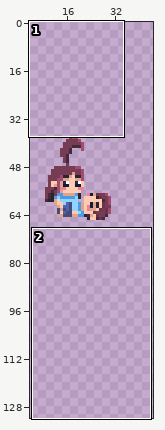
A pixel-art file gets an edit: Origins/Assets/Levels/Final_level/WorldObjects/Proposal_cutscene_animation.aseprite. Above, an overview of the earlier version with the close-up marked.
Close-up. Earlier state:
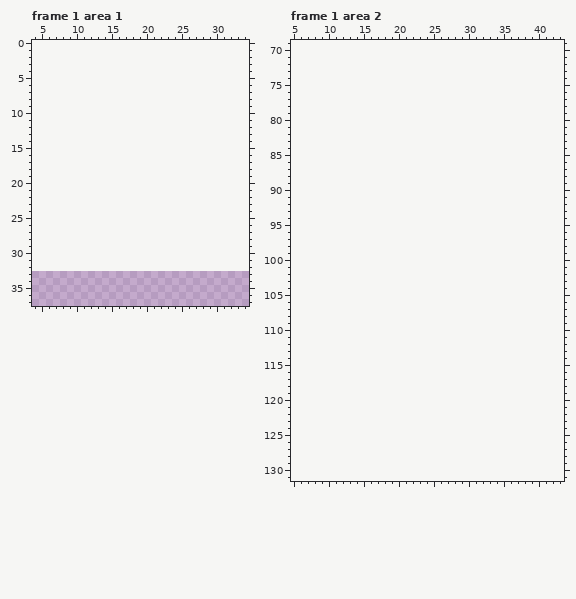
52x33 pixels, 36 frames. Shown: frame 1 area 1: x 4..34, y 0..37; frame 1 area 2: x 5..43, y 69..131. The old version is drawn lined up with the new one, on the new canvas. The wide view leaves out empty margins. The commit also changed other frames or places, which this record leaves out.
Once edited:
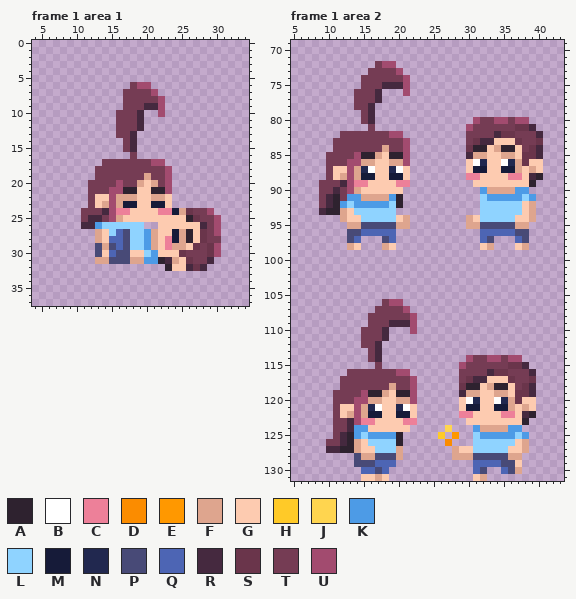
Palette (. is transparent): A #2e222f  B #ffffff  C #ed8099  D #fb8c00  E #ff9800  F #dea58e  G #fdcbb0  H #ffca28  J #ffd54f  K #4d9be6  L #8fd3ff  M #161b39  N #21284f  P #484a77  Q #4d65b4  R #45293f  S #6a354b  T #753c54  U #a24b6f
The exact change:
canvas 52x33 -> 52x132, the old top-left corner now at 0,33
--- frame 1 area 1
@@ x 4..34 @@
  5 ...............................
- 6 ...............................
- 7 ...............................
- 8 ...............................
- 9 ...............................
-10 ...............................
-11 ...............................
-12 ...............................
-13 ...............................
-14 ...............................
-15 ...............................
-16 ...............................
-17 ...............................
-18 ...............................
-19 ...............................
-20 ...............................
-21 ...............................
-22 ...............................
-23 ...............................
-24 ...............................
-25 ...............................
-26 ...............................
-27 ...............................
-28 ...............................
-29 ...............................
-30 ...............................
-31 ...............................
-32 ...............................
+ 6 ..............TUU..............
+ 7 .............TTTTU.............
+ 8 .............TTTTTU............
+ 9 .............TTTRRU............
+10 ............TTTR..U............
+11 ............TTTR...............
+12 ............TTTR...............
+13 ............TTR................
+14 .............TR................
+15 .............TR................
+16 ..............T................
+17 ..........TTTTTTTUU............
+18 .........TTTTTTTTTTU...........
+19 .........TTTTTTTFTTU...........
+20 ........TTTTUTTFGFTU...........
+21 ........TTTUUAAGGAAU...........
+22 ........TGGUFFFGGFFG...........
+23 ........TGFUFMMGGMMG...........
+24 .......TTTRUCCGGGGCCMFSTTU.....
+25 .......TRRTUFGGGGGGGGGASTTU....
+26 .......RRKLLLLLL..GGGGGGRTU....
+27 .........FGLQPLLKFGGMFAGSTU....
+28 .........FGQQPLLKFGCMFAGSTT....
+29 .........PFPQPLLKFGCFFGSTSU....
+30 .........PGQPPGGLKGGGSTTTSU....
+31 .........FFPPPFFKKARFGSTTR.....
+32 ...................AGGRSR......
 33 ...............................
--- frame 1 area 2
@@ x 5..43 @@
  71 .......................................
- 72 .......................................
- 73 .......................................
- 74 .......................................
- 75 .......................................
- 76 .......................................
- 77 .......................................
- 78 .......................................
- 79 .......................................
- 80 .......................................
- 81 .......................................
- 82 .......................................
- 83 .......................................
- 84 .......................................
- 85 .......................................
- 86 .......................................
- 87 .......................................
- 88 .......................................
- 89 .......................................
- 90 .......................................
- 91 .......................................
- 92 .......................................
- 93 .......................................
- 94 .......................................
- 95 .......................................
- 96 .......................................
- 97 .......................................
- 98 .......................................
+ 72 ............TUU........................
+ 73 ...........TTTTU.......................
+ 74 ..........TTTTTTU......................
+ 75 ..........TTTRRRU......................
+ 76 .........TTTR...U......................
+ 77 .........TTTR..........................
+ 78 .........TTR...........................
+ 79 ..........TR...........................
+ 80 ..........TR..............UTTUUTUU.....
+ 81 ...........T.............UTTTTTTSSR....
+ 82 .......TTTTTTTUU.........TTTTRSSTTTR...
+ 83 ......TTTTTTTTTTU........TSRRGGGSTTS...
+ 84 ......TTTTTTTFTTU........SAAGFAAGTSR...
+ 85 .....TTTTUAAFGAAU........RFFGGFFGSSR...
+ 86 .....TTTUUFFGGFFU........GBNGGBNFSGG...
+ 87 .....TGGUFNBGGNBG........GMMGGMMFGFG...
+ 88 .....TGFUFMMGGMMG........CCGGGGCCGRA...
+ 89 ....TTTRUCCGGGGCC.........GGGGGGGGA....
+ 90 ....TTRTUFGGGGGG...........KFFFFKK.....
+ 91 ....TRATKKFFFFKA...........LKKKKKLK....
+ 92 ....TRAKLKKKKKLA...........LLLLLLGF....
+ 93 ....RAAFGLLLLLL............LLLLLLGF....
+ 94 .......FGGLLLLLGF........FGLLLLLGGF....
+ 95 ........FFPPPPPFF........FFPPPPPFF.....
+ 96 ........PPQQQQQ............QQQQQPP.....
+ 97 ........PQ...PQ............QP...QP.....
+ 98 ........FG...FG............GF...GF.....
  99 .......................................
@@ x 5..43 @@
 105 .......................................
-106 .......................................
-107 .......................................
-108 .......................................
-109 .......................................
-110 .......................................
-111 .......................................
-112 .......................................
-113 .......................................
-114 .......................................
-115 .......................................
-116 .......................................
-117 .......................................
-118 .......................................
-119 .......................................
-120 .......................................
-121 .......................................
-122 .......................................
-123 .......................................
-124 .......................................
-125 .......................................
-126 .......................................
-127 .......................................
-128 .......................................
-129 .......................................
-130 .......................................
-131 .......................................
+106 .............TUU.......................
+107 ............TTTTU......................
+108 ...........TTTTTTU.....................
+109 ...........TTTRRRU.....................
+110 ..........TTTR...U.....................
+111 ..........TTTR.........................
+112 ..........TTR..........................
+113 ...........TR..........................
+114 ...........TR............UTTUUTUU......
+115 ............T...........UTTTTTTSSR.....
+116 ........TTTTTTTUU.......TTTTRSSTTTR....
+117 .......TTTTTTTTTTU......TSRRGGGSTTS....
+118 .......TTTTTTTFTTU......SAAGFAAGTSR....
+119 ......TTTTUAAFGAAU......RFFGGFFGSSR....
+120 ......TTTUUFFGGFFU......GBNGGBNFSGG....
+121 ......TGGUFNBGGNBG......GMMGGMMFGFG....
+122 ......TGFUFMMGGMMG......CCGGGGCCGRA....
+123 ......TTRUCCGGGGCC.......GGGGGGGGA.....
+124 ......TTRKKGGGGGG.....J...KFFFFKK......
+125 ......TRAKLKKKKA.....H.E..LKKKKKLK.....
+126 .....TTRAFGLLLLA......D...LLLLLLGF.....
+127 .....RRAAFGGLLLF.......FGGLLLLLGGF.....
+128 .........PFFPPPF.......FFFPPPPPFF......
+129 .........PPPQQQ...........QQQQPPG......
+130 ..........QQPQ............QP..QPF......
+131 ..........GGFG............GF...........
Where, in picture pixels (left, top, right, bottom), the same in both close-ups:
added: (81, 82, 221, 271)
added: (319, 61, 410, 250)
added: (466, 117, 543, 250)
added: (326, 299, 417, 481)
added: (438, 355, 536, 481)
